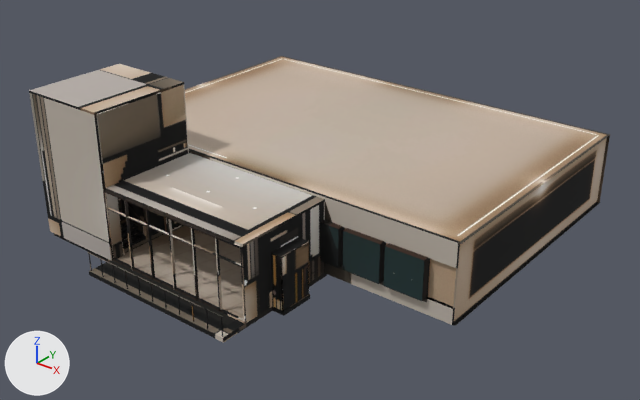
Renders of the glTF model public/models/hall-baked-mobile.glb from each side of a commit.
The view is the same before and after, from a 50 mm lens placed at (28.38, -38.16, 22.55), pointed at (1.18, -4.16, 1.47). Lighting does not change. The marker at lower left points along +X, +Y and +Z. The picture after the commit comes second. Where no turn or scale is listed for an object, it has been applied to the vertices. Vertices at exactly the same position are counted once.

The older version as bpy lines, for what is in view:
```python
me_facade__1 = bpy.data.meshes.new('facade--1')
me_facade__1.from_pydata(...)  # 1123 vertices, 2032 faces; spans x -7.5..7.5, y -3.6..3.6, z -4.1..4.1
me_facade__1.materials.append(mat_baked_foyer)  # picture img_lm_foyer
me_floor = bpy.data.meshes.new('floor')
me_floor.from_pydata(...)  # 52 vertices, 52 faces; spans x -12.1..12.1, y -11.0..11.0, z -0.1..0.1
me_floor.materials.append(mat_baked_floor)  # picture img_lm_floor
me_wall_back = bpy.data.meshes.new('wall-back')
me_wall_back.from_pydata(...)  # 92 vertices, 108 faces; spans x -12.2..12.2, y -8.2..8.2, z -2.1..2.1
me_wall_back.materials.append(mat_baked_walls)  # picture img_lm_walls
ob_baked_floor = bpy.data.objects.new('baked-floor', me_floor)
ob_baked_floor.location = (0.0, -2.86, -0.11)
ob_baked_foyer = bpy.data.objects.new('baked-foyer', me_facade__1)
ob_baked_foyer.location = (-2.18, -11.76, 3.89)
ob_baked_walls = bpy.data.objects.new('baked-walls', me_wall_back)
ob_baked_walls.location = (0.0, 0.0, 2.1)
# also in view: 'baked-ceiling' at (0.0, 0.0, 4.2); 'baked-details' at (2.78, -0.23, 1.88)
```
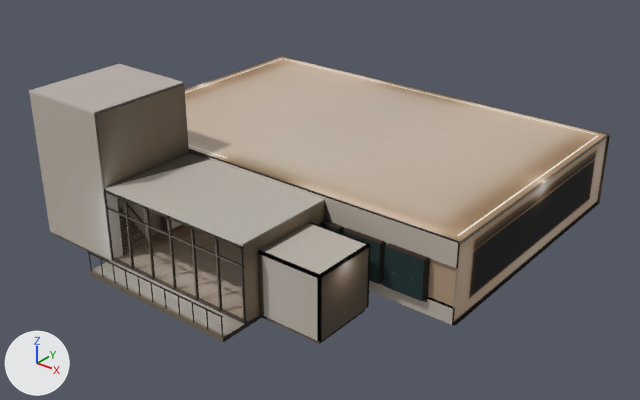
Where the newer file only moved an object's origin or applied its transform, the numbers keep the older frame.

What differs and where, as boxes [x1, y1, x2, y2] in the pictures (640 x 400 px; the box of a moved part takes in the faces that stretch with it):
'baked-foyer', reshaped (15% wider)
    before: [29, 64, 325, 342]
    after: [29, 64, 370, 344]
part 1 of me_facade__1, added
    after: [258, 222, 370, 344]
part 2 of me_facade__1, deleted
    before: [281, 242, 309, 311]
part 3 of me_facade__1, moved or reshaped
    before: [117, 199, 325, 323]
    after: [117, 199, 325, 322]
part 4 of me_facade__1, surface changed
    both: [29, 64, 325, 342]

The change, as a diff of the scene's bpy script:
```diff
--- a/public/models/hall-baked-mobile.glb.py
+++ b/public/models/hall-baked-mobile.glb.py
@@ me_facade__1 @@
 # used by ob_baked_foyer; location = (-2.18, -11.76, 3.89)
-me_facade__1.from_pydata(...)  # 1123 vertices, 2032 faces; spans x -7.5..7.5, y -3.6..3.6, z -4.1..4.1
+me_facade__1.from_pydata(...)  # 1285 vertices, 2352 faces; spans x -7.5..10.4, y -3.6..3.6, z -4.1..4.1
+# me_facade__1 part 1: a new loose piece of 30 vertices spanning x 6.8..10.4, y -1.2..2.5, z -4.1..-0.6, in mat_baked_foyer (picture img_lm_foyer)
+# me_facade__1 part 2: the loose piece of 8 vertices spanning x 7.4..7.5, y -0.3..1.6, z -3.9..-1.1 is deleted
+# me_facade__1 part 3
+# 76 vertices are removed from x -5.5..7.5, y -1.4..1.7, z -4.1..0.1
+# 286 faces are deleted
+# 9 vertices move from x 6.7..6.8, y -0.4..1.6, z -3.9..0.1 to x 6.7..6.8, y -0.4..1.8, z -3.9..0.1
+# 48 vertices are added at x -5.6..6.8, y -1.4..1.9, z -3.9..0.1
+# 226 new faces join them
+# me_facade__1 part 4: 1669 kept faces spanning x -7.5..6.8, y -3.6..3.6, z -4.1..4.1 get new texture (UV) coordinates
+# other edits to the shape of me_facade__1 do not show in these pictures
 me_facade__1.materials.append(mat_baked_foyer)
```
